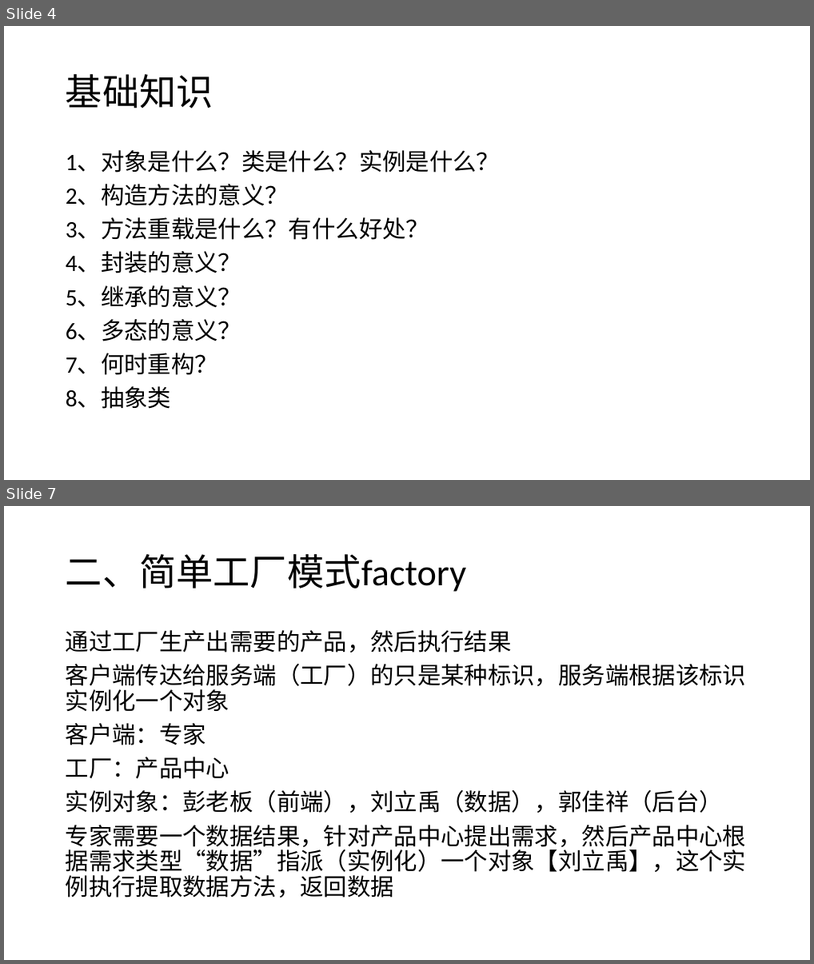
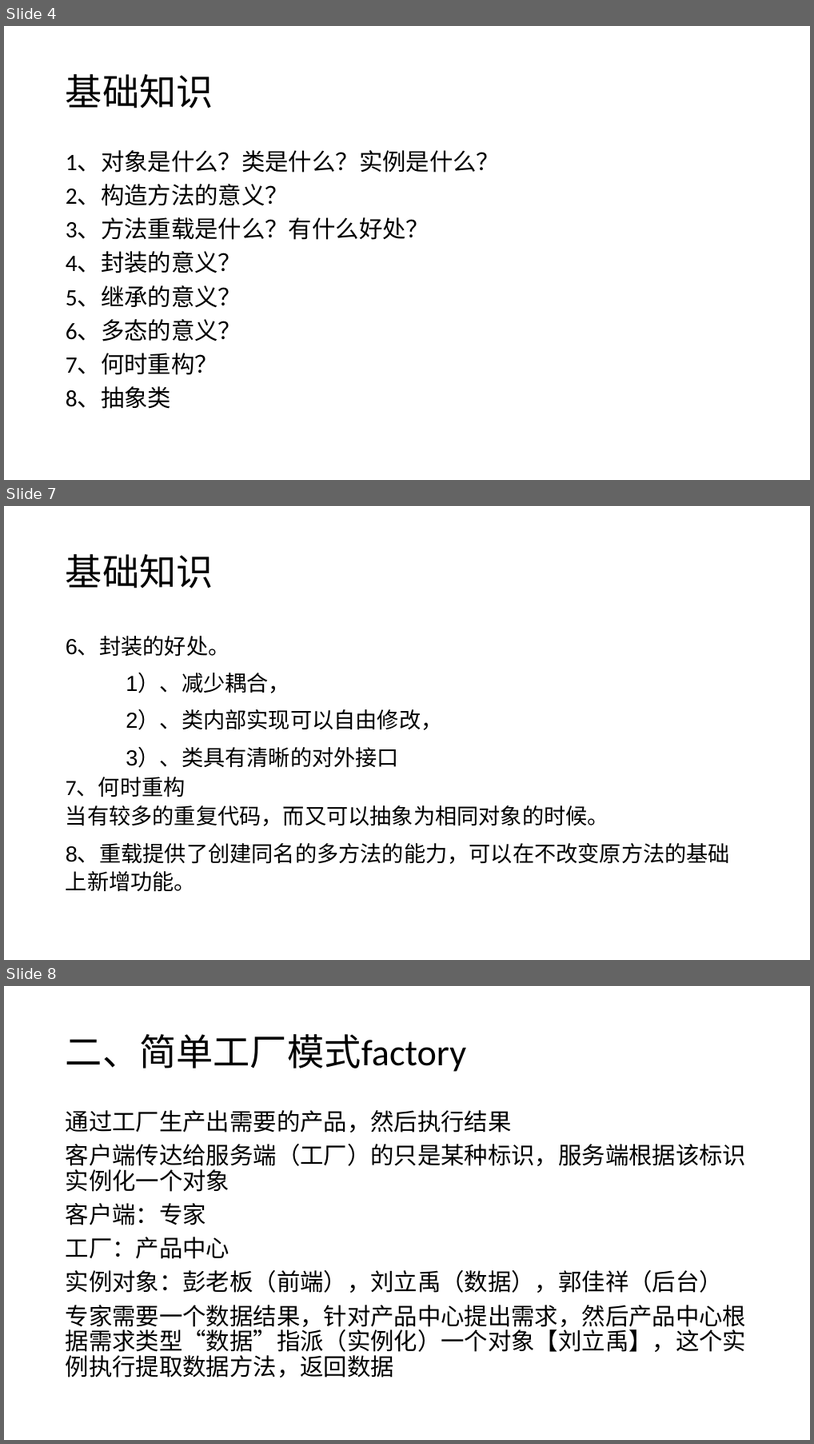
Before and after one commit to tdxhhw66/JavaCodeAcc, a slide deck: 设计模式1.pptx. Shown one above the other, each under a label of ours: slides 4 and 7 before the commit, slides 4, 7 and 8 after it; the slides between them are not shown. The pictures are 814x964 and 814x1444 pixels, drawn with LibreOffice and Linux fonts; fonts in the diff are those of the drawing. Boxes give left, top, right and bottom in pixels: in the first picture for what was removed or moved away, otherwise in the second. Text is boxed around its words. In the diff, an @@ line names an element or a change of style, - is before the commit and + after.

Commit message:
修改ppt

```diff
--- a/设计模式1.pptx
+++ b/设计模式1.pptx
@@ slide 7 added at [4, 506, 810, 960], background #C7EDCC @@
@@ title added at [66, 554, 214, 588], 44 pt, text #000000 @@
+基础知识
@@ text added at [66, 637, 730, 891], 25.9 pt, text #000000 @@
+6、封装的好处。
+1）、减少耦合，
+2）、类内部实现可以自由修改，
+3）、类具有清晰的对外接口
+7、何时重构
+当有较多的重复代码，而又可以抽象为相同对象的时候。
+8、重载提供了创建同名的多方法的能力，可以在不改变原方法的基础上新增功能。
@@ what was slide 7 is now slide 8 @@
```
Also in this commit, not shown: 2 slides changed.
